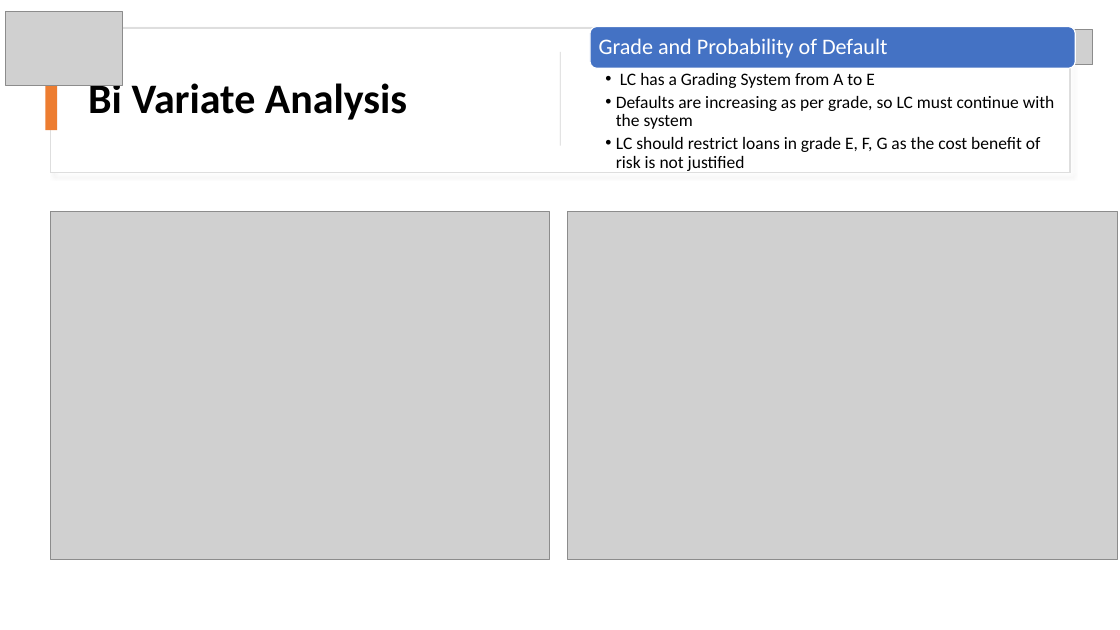
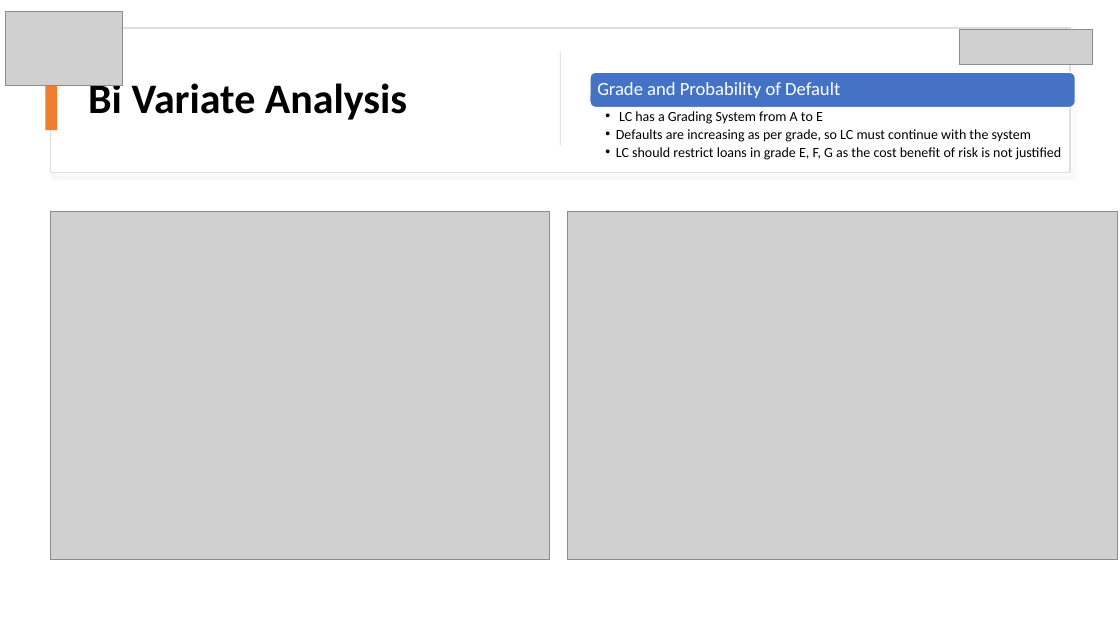
Before and after one commit to rramchan12/Lending-Club-EDA-CaseStudy, a slide deck: slide 14 of LendingClubCaseStudy.pptx (slide 21 before the commit). Drawn at 1120x630 pixels with LibreOffice and Linux fonts; fonts in the diff are those of the drawing; grey boxes stand for pictures; background and template pictures are left out. Boxes give left, top, right and bottom in pixels: in the first picture for what was removed or moved away, otherwise in the second. Text is boxed around its words. In the diff, an @@ line names an element or a change of style, - is before the commit and + after.

```diff
--- a/LendingClubCaseStudy.pptx
+++ b/LendingClubCaseStudy.pptx
@@ rounded rectangle: place and size @@
-rounded rectangle at box(590, 27, 1075, 69)
+rounded rectangle at box(590, 72, 1075, 108)
@@ text "Grade and Probability of Default": place and size @@
-text "Grade and Probability of Default" at box(599, 38, 887, 58)
+text "Grade and Probability of Default" at box(597, 82, 840, 98)
@@ text "Grade and Probability of Default" at box(597, 82, 840, 98): size 19 to 16 pt; less space between paragraphs @@
@@ text "LC has a Grading System ...": place and size @@
-text "LC has a Grading System ..." at box(616, 73, 1055, 171)
+text "LC has a Grading System ..." at box(616, 111, 1061, 160)
@@ text "LC has a Grading System ..." at box(616, 111, 1061, 160): size 15 to 12 pt @@
```
Also in this commit, not shown: 11 other slides changed, 1 slide added, 7 slides removed, 3 other files.
